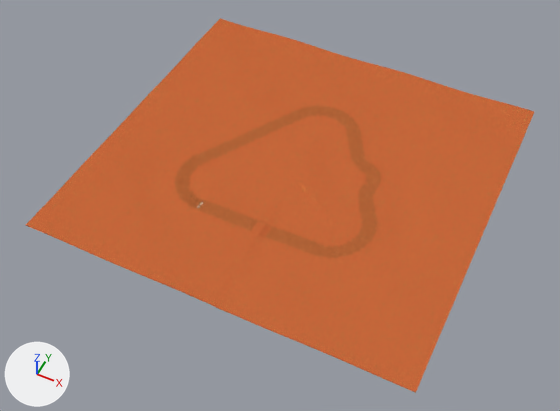
Before and after pictures for a commit that changed the Blender file tracks-src/boss_desert.blend.
One viewpoint serves both versions: a 50 mm lens placed at (483.0, -682.0, 924.0), pointed at (97.0, 89.0, -40.0). Lighting does not change. The marker at lower left points along +X, +Y and +Z. The first picture is the older version.

Objects in the first picture: 'Land', 'Underfloor'.
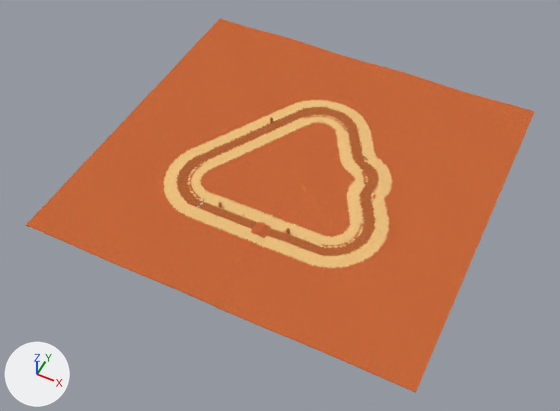
The change, as a list of edits to the scene's bpy script:
```text
Add img_kp_gold_sand:
    img_kp_gold_sand = load_image('KP gold_sand', '_unpacked/gold_sand.png', 64, 32, 'sRGB')
Add mat_kp_golden_sand__mud:
    mat_kp_golden_sand__mud = bpy.data.materials.new('KP Golden Sand [mud]')
    # colours: white #ffffff, mixed with the vertex colours
    # uses the picture img_kp_gold_sand
Change me_land:
    where me_land.from_pydata(...)  # 24794 vertices, 48960 faces; spans x -220.0..420.0, y -160.0..453.0, z -2.0..9.0
    used by ob_land; location = (0.0, 0.0, 0.0)
    me_land part 1: 4417 faces spanning x -92.0..292.0, y -32.0..325.0, z -2.0..9.0 switch from mat_kp_red_sand__deep to mat_kp_golden_sand__mud
    me_land part 2: 811 faces spanning x -72.0..272.0, y -12.0..305.0, z -2.0..9.0 switch from mat_kp_dirt_verge to mat_kp_golden_sand__mud
```

Pixel boxes [x1, y1, x2, y2] of what changed, in the pictures (560 x 411 px):
part 1 of me_land, recoloured (orange to beige)
    both: [163, 100, 392, 269]
part 2 of me_land, recoloured
    both: [174, 106, 381, 258]
